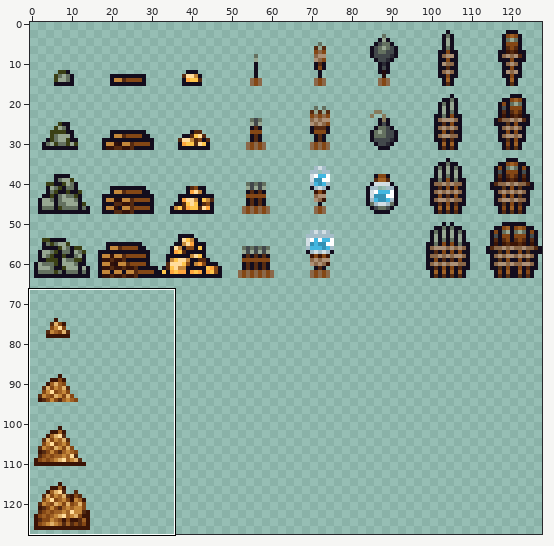
Edited in one commit: sprite sheet (Materials/Materials.png). Above: a wide view before the commit, with the close-up outlined.
Close-up. First the earlier version:
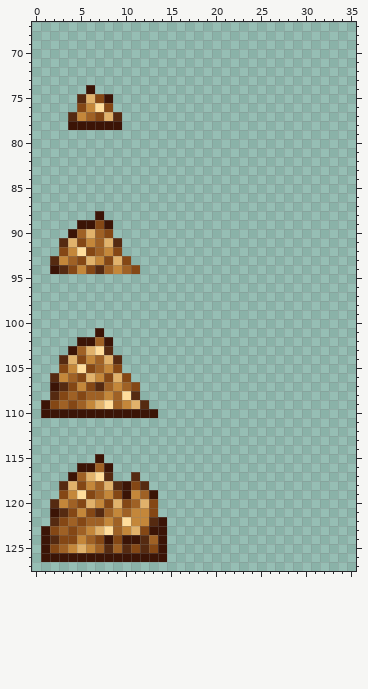
The file is 128x128 pixels. Colours within 5 levels of each other are drawn and written as one. Shown: x 0..35, y 67..127.
After the commit:
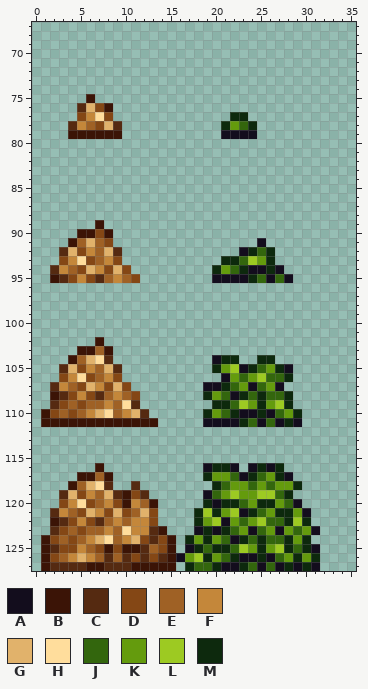
Palette (. is transparent): A #130d1d  B #3b1406  C #552a11  D #844715  E #9f6125  F #c4873a  G #e1b26b  H #ffdd9c  J #33660d  K #649b0d  L #9dca22  M #0d290d
Diff:
Changed rows in their new state; - is an unchanged pixel.
first column x 4:
 74 --.------------------
 75 -.B..----------------
 76 -CGDB----------------
 77 .DFHD.------------MM-
 78 CFEDGC-----------MKJM
 79 BBBBBB-----------AAAA
first column x 2:
 88 -----.---------------------
 89 ---..B.--------------------
 90 --.BBDB--------------------
 91 -.BEG-D.---------------A---
 92 -CGDF-GC-------------AMJM--
 93 .DFHDEFD.----------MMJLKM--
 94 CFEDGFDGD.--------MKJMAAMA-
 95 BCDFDCEFED--------AAAAMJAJA
first column x 1:
101 ------.----------------------
102 ----..B.---------------------
103 ---.BBEB---------------------
104 --.BEGHC.----------AMM--MM---
105 --CGDF-GC----------MKLAMJKMA-
106 -.DFHDEFD.----------AKJKLJJM-
107 -CFEDGFDGD.-------AAMJKAJKA--
108 -BCDFDCEFED-------MKJAMJMJJM-
109 .CDEDEEF-HC.-------MMJLKMKLM-
110 -DEDEFGHEFGC.-----MKJMAAMAJKM
111 BBBBBBBBBBBBB-----AAAAMJAJAMA
first column x 1:
115 ------.------------------------
116 ----..B.----------AMMA-AMAM----
117 ---.BBEB--.-------MKKJAMJKMA---
118 --.BEGHC..C.-------MJKKJKJKKM--
119 --CGDF-GC-DC.-----AJKLKKLLJM---
120 -.DFHDEFDBFEB-----MAMMJKMMKJA--
121 -CFEDGFDGDEG-----MLMKLAMJKMMKA-
122 -BCDFDCEFE--D.---MKLAKJKLJJMLM-
123 .CDEDEEF-HFFC----AMAMJKAJKAKJKA
124 -DE-EFGHEFGDCDB-MKMKJAMJMJJMKM-
125 -CDDFEDBDBB-EDB-AMJMMJLKMKLMJMA
126 -DEFGFECECDCDCBAKLMKJMAAMAJKMKM
127 BCCCCBBCCCBBBBB-MJJMAAMJAJAMAMA
